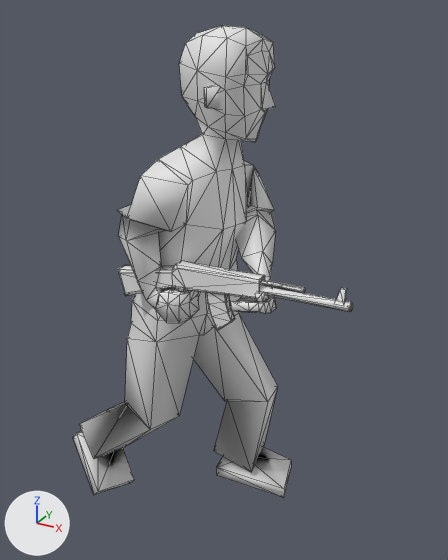
Renders of the OBJ model Res/player_male_run_1.obj from each side of a commit.
Rendered twice from a 50 mm lens placed at (1.122, -1.731, 1.789), pointed at (0.159, 0.02, 0.913). Every picture has the same lights, and +X, +Y and +Z are marked at lower left. Mesh edges are drawn as thin lines. Where no turn or scale is listed for an object, it has been applied to the vertices.

The first picture shows 'player_male_run_1'.
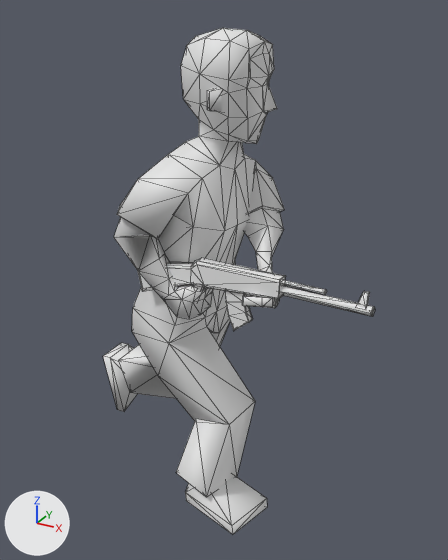
Location of each change, [x1, y1, x2, y2] in pixels of the pictures (448 x 560 px; the box of a moved part takes in the faces that stretch with it):
'player_male_run_1', reshaped (7% taller): before [73, 25, 353, 497]; after [103, 28, 375, 534]
part 1 of me_player_male_run_1, moved or reshaped: before [204, 85, 220, 110]; after [207, 88, 222, 112]
part 2 of me_player_male_run_1, moved or reshaped: before [117, 260, 265, 299]; after [137, 257, 286, 299]
part 3 of me_player_male_run_1, moved or reshaped: before [174, 288, 187, 292]; after [192, 285, 205, 290]
part 4 of me_player_male_run_1, moved or reshaped: before [261, 280, 305, 292]; after [282, 280, 327, 295]
part 5 of me_player_male_run_1, moved or reshaped: before [260, 285, 353, 312]; after [280, 285, 375, 317]
part 6 of me_player_male_run_1, moved or reshaped: before [207, 293, 235, 331]; after [225, 291, 253, 331]
part 7 of me_player_male_run_1, moved or reshaped: before [335, 288, 347, 304]; after [357, 291, 370, 308]
part 8 of me_player_male_run_1, moved or reshaped: before [73, 74, 291, 497]; after [103, 77, 284, 534]

The change, as a list of edits to the scene's bpy script:
```text
Change me_player_male_run_1:
    used by ob_player_male_run_1; location = (0.0, 0.0, 0.0)
    remove me_player_male_run_1.from_pydata(...)  # 452 vertices, 842 faces; spans x -0.44..0.67, y -0.3..0.22, z -0.03..1.74
    add me_player_male_run_1.from_pydata(...)  # 452 vertices, 846 faces; spans x -0.47..0.74, y -0.3..0.26, z 0.09..1.73
    me_player_male_run_1 part 1: the loose piece of 8 vertices spanning x 0.17..0.22, y -0.14..-0.08, z 1.51..1.59 is moved by (0.01, 0.0, -0.01)
    me_player_male_run_1 part 2: the loose piece of 48 vertices spanning x -0.12..0.4, y -0.22..-0.16, z 0.9..1.05 is multiplied about its middle by the matrix ((0.999, 0.05, 0.019), (-0.051, 0.998, 0.046), (-0.016, -0.047, 0.999)), then moved by (0.07, 0.0, 0.02)
    me_player_male_run_1 part 3: the loose piece of 24 vertices spanning x 0.06..0.14, y -0.21..-0.18, z 0.85..0.97 is moved by (0.07, 0.0, 0.02)
    me_player_male_run_1 part 4: the loose piece of 12 vertices spanning x 0.38..0.53, y -0.19..-0.16, z 1.03..1.04 is moved by (0.07, -0.01, 0.02)
    me_player_male_run_1 part 5: the loose piece of 13 vertices spanning x 0.39..0.67, y -0.19..-0.15, z 0.99..1.02 is moved by (0.07, -0.02, 0.01)
    me_player_male_run_1 part 6: the loose piece of 40 vertices spanning x 0.22..0.31, y -0.2..-0.17, z 0.84..0.98 is moved by (0.07, -0.01, 0.02)
    me_player_male_run_1 part 7: the loose piece of 8 vertices spanning x 0.63..0.66, y -0.17..-0.16, z 1.01..1.06 is moved by (0.07, -0.02, 0.01)
    me_player_male_run_1 part 8: 279 of 452 vertices moved; they spanned x -0.44..0.43, y -0.3..0.22, z -0.03..1.74 and now span x -0.47..0.45, y -0.3..0.26, z 0.09..1.73; mean shift (0.01, 0.01, 0.02); largest move (0.42, 0.02, 0.05) -> (-0.44, 0.1, 0.11)
```
